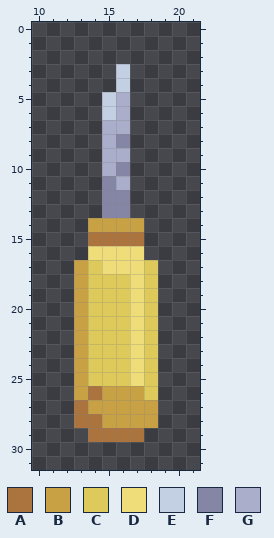
Pixel-art sprite, stored at Sprites/Program Icons/Icepick.png. That is the earlier state.
The file is 32x32 pixels. Shown: x 10..21, y 0..31.
Palette (. is transparent): A #ab743e  B #c8a145  C #deca5b  D #efdd79  E #c3cfe3  F #8585a6  G #aaaecb
Pixels before, first column x 13:
 3 ...E..
 4 ...E..
 5 ..EG..
 6 ..EG..
 7 ..GG..
 8 ..GF..
 9 ..GG..
10 ..GF..
11 ..FG..
12 ..FF..
13 ..FF..
14 .BBBB.
15 .AAAA.
16 .DDDD.
17 BCDDDC
18 BCCCDC
19 BCCCDC
20 BCCCDC
21 BCCCDC
22 BCCCDC
23 BCCCDC
24 BCCCDC
25 BCCCDC
26 BABBBC
27 ABBBBB
28 AABBBB
29 .AAAA.
New version:
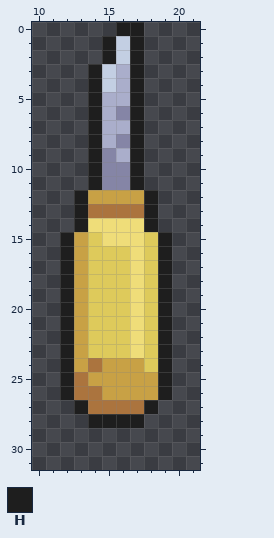
Colours new in this view: H #1e1e1e
From old to new:
Colour A now appears in row 13 at x 14 and 17.
The author changed colour B to colour A in rows 25 to 26 at x 13; in row 27 at x 14 to 17.
The author changed colour C to colour A in row 24 at x 14.
The author changed colour F to colour A in row 13 at x 15 to 16.
Colour B now appears in row 12 at x 14 and 17; in rows 15 to 16 at x 13.
The author changed colour C to colour B in row 24 at x 15 to 16; in row 25 at x 14 to 16 and 18; in row 26 at x 18.
The author changed colour D to colour B in rows 24 to 25 at x 17.
The author changed colour F to colour B in row 12 at x 15 to 16.
Colour C now appears in rows 15 to 16 at x 18.
The author changed colour A to colour C in row 15 at x 14.
The author changed colour D to colour C in row 16 at x 14 to 16; in row 17 at x 15 to 16.
The author changed colour A to colour D in row 15 at x 15 to 17.
The author changed colour B to colour D in row 14 at x 14 to 17.
Colour E now appears in rows 1 to 2 at x 16; in rows 3 to 4 at x 15.
The author changed colour G to colour F in row 6 at x 16; in rows 9 to 10 at x 15; in row 11 at x 16.
The author changed colour E to colour G in rows 3 to 4 at x 16; in rows 5 to 6 at x 15.
Colour H now appears in row 0 at x 16 to 17; in rows 1 to 2 at x 15 and 17; in rows 3 to 11 at x 14 and 17; in rows 12 to 14 at x 13 and 18; in rows 15 to 26 at x 12 and 19.
The author changed colour A to colour H in row 27 at x 13; in row 28 at x 14.
The author changed colour B to colour H in row 27 at x 18; in row 28 at x 15 to 17.
Colour A is removed in row 28 at x 13; in row 29 at x 14 to 17.
Colour B is removed in row 28 at x 18.
